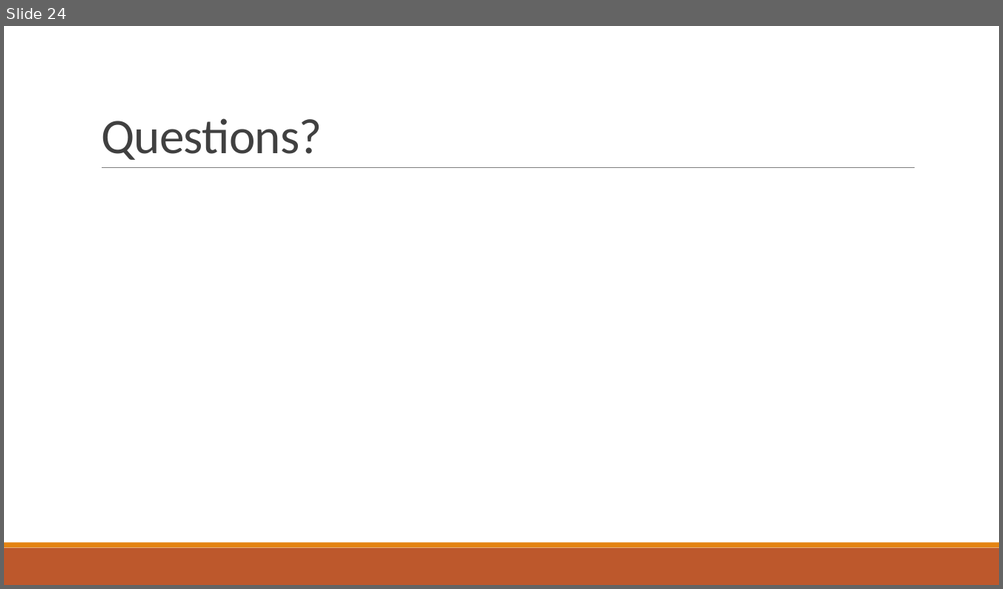
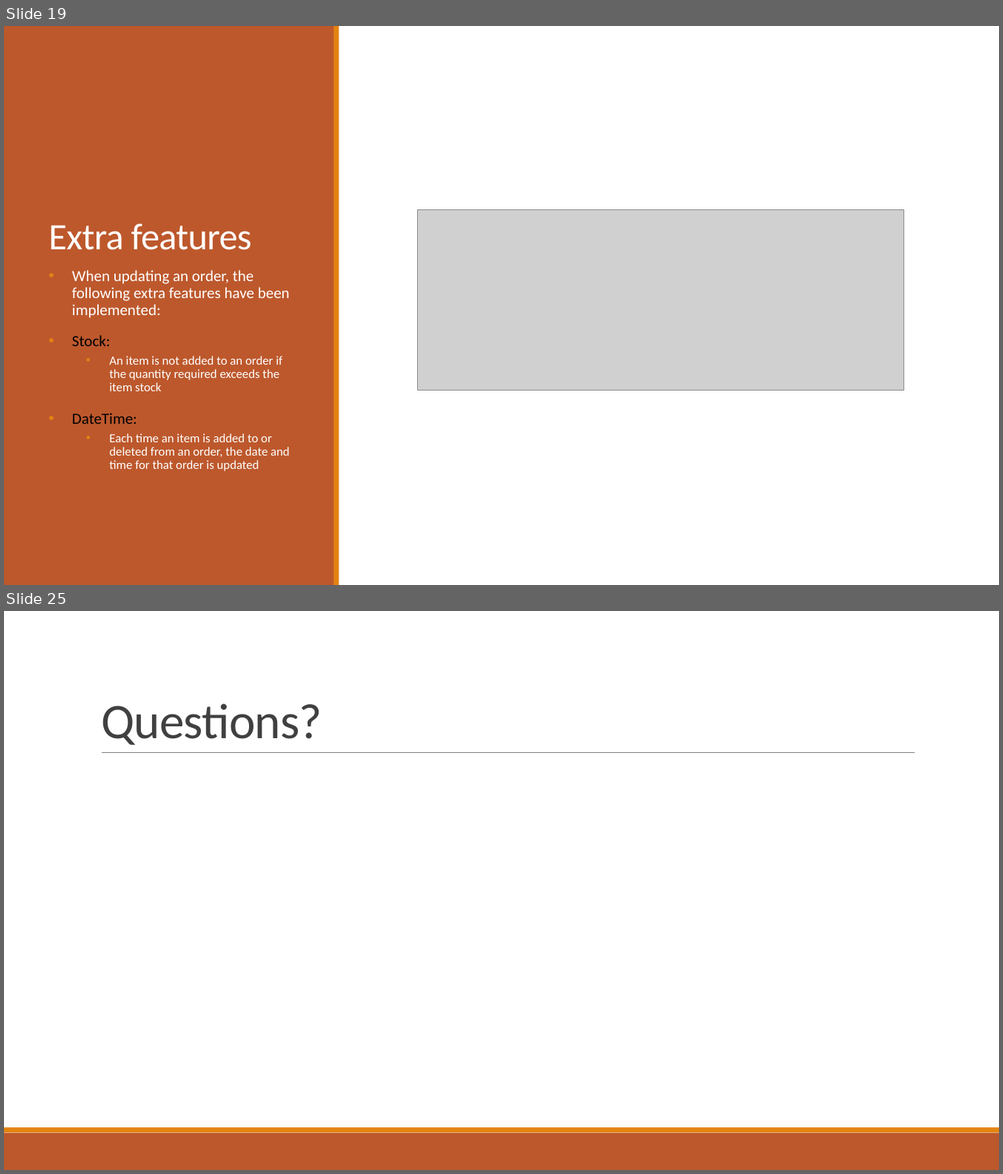
Before and after one commit to ayub96/Project-Inventory-Management-System, a slide deck: Documentation/IMS Project presentation.pptx. Shown one above the other, each under a label of ours: slide 24 before the commit, slides 19 and 25 after it; the slides between them are not shown. The pictures are 1003x589 and 1003x1174 pixels, drawn with LibreOffice and Linux fonts; fonts in the diff are those of the drawing; grey boxes stand for pictures. Boxes give left, top, right and bottom in pixels: in the first picture for what was removed or moved away, otherwise in the second. Text is boxed around its words. In the diff, an @@ line names an element or a change of style, - is before the commit and + after.

```diff
--- a/Documentation/IMS Project presentation.pptx
+++ b/Documentation/IMS Project presentation.pptx
@@ slide 19 added at (4,26,999,585), background #FFFFFF @@
@@ rectangle added at (4,26,335,585), fill #BD582C @@
@@ rectangle added at (334,26,339,585), fill #E48312 @@
@@ title added at (48,224,252,250), 36 pt, text #FFFFFF @@
+Extra features
@@ picture added at (418,210,904,391) @@
@@ text added at (72,270,290,471), 12 pt, text #FFFFFF @@
+• When updating an order, the following extra features have been implemented:
+• Stock:
+  • An item is not added to an order if the quantity required exceeds the item stock
+• DateTime:
+  • Each time an item is added to or deleted from an order, the date and time for that order is updated
@@ what was slide 24 is now slide 25 @@
```
Also in this commit, not shown: 14 slides changed, 6 other slides added, 6 slides removed, 10 other files.
